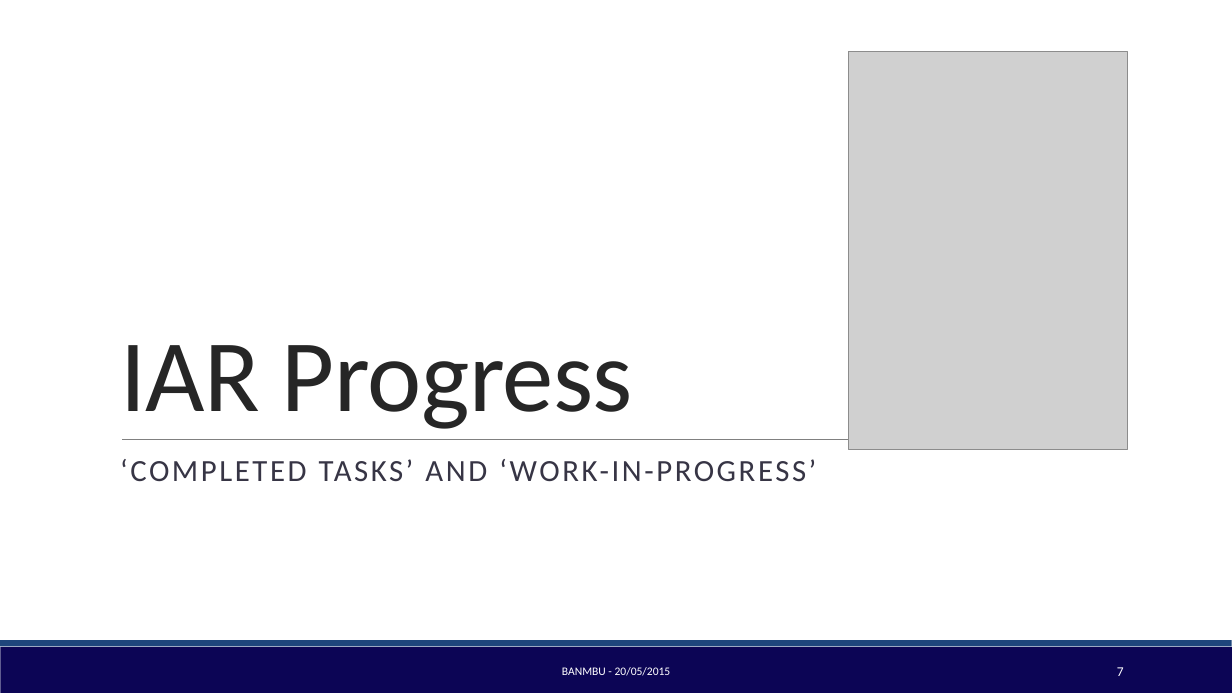
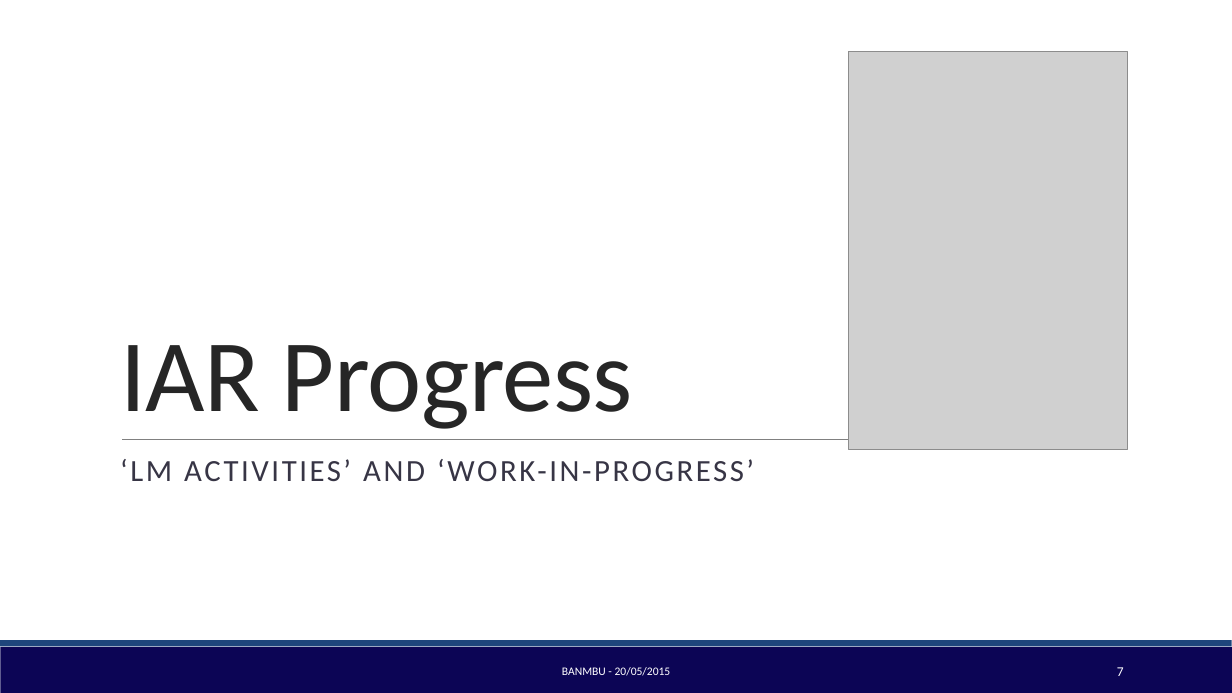
Before and after one commit to BambuGMS/Industry-Analysis-Report, a slide deck: slide 7 of Assignments/Presentations/2015.05.20Presentation_2.pptx. Drawn at 1232x693 pixels with LibreOffice and Linux fonts; fonts in the diff are those of the drawing; grey boxes stand for pictures. Boxes give left, top, right and bottom in pixels: in the first picture for what was removed or moved away, otherwise in the second. Text is boxed around its words. In the diff, an @@ line names an element or a change of style, - is before the commit and + after.

```diff
--- a/Assignments/Presentations/2015.05.20Presentation_2.pptx
+++ b/Assignments/Presentations/2015.05.20Presentation_2.pptx
@@ text at (120, 459, 754, 481): text changed @@
-‘COMPLETED TASKS’ AND ‘WORK-IN-PROGRESS’
+‘LM ACTIVITIES’ AND ‘WORK-IN-PROGRESS’
```
Also in this commit, not shown: 3 other slides changed, 5 other files.
